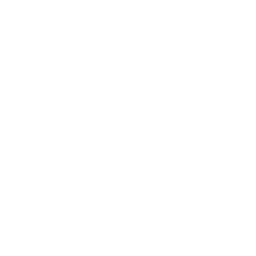
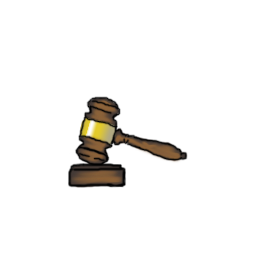
Layers edited between the first and the second w=256, h=256 image:
renamed "Outline" to "Lines", showed it, painted on it over [67, 96, 188, 188]
renamed "Colors copy" to "Colors", showed the group it (4 layers) over [67, 96, 188, 188]
painted on "White" over [100, 156, 126, 172]
renamed "gray" to "L.Brown", painted on it over [67, 96, 184, 187]
renamed "Dark" to "Gold", painted on it over [80, 96, 152, 145]
renamed "Red" to "Brown", painted on it over [68, 96, 188, 188]
renamed "MaskOutline" to "Outline", hid it over [79, 96, 173, 188]
